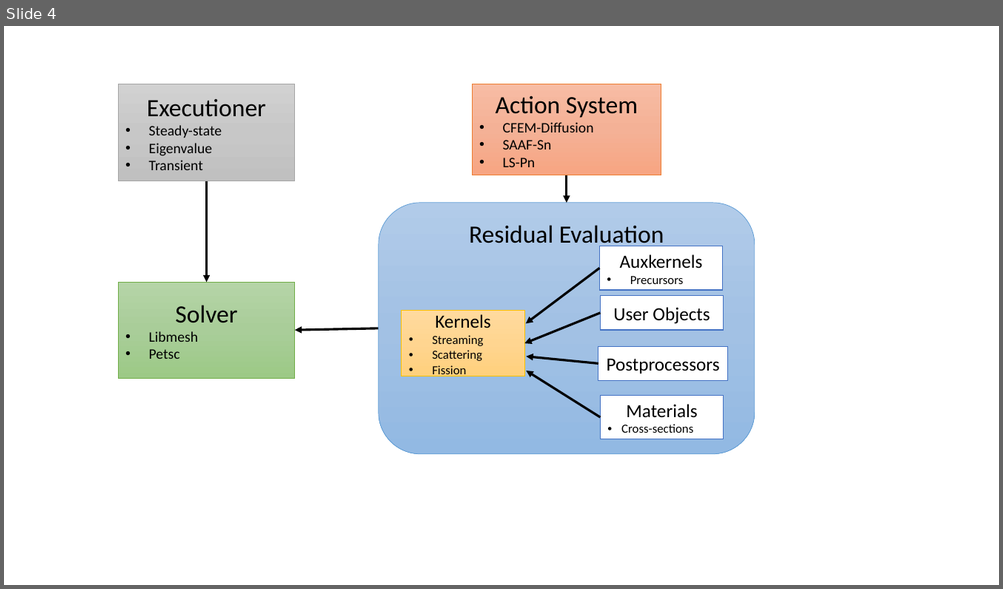
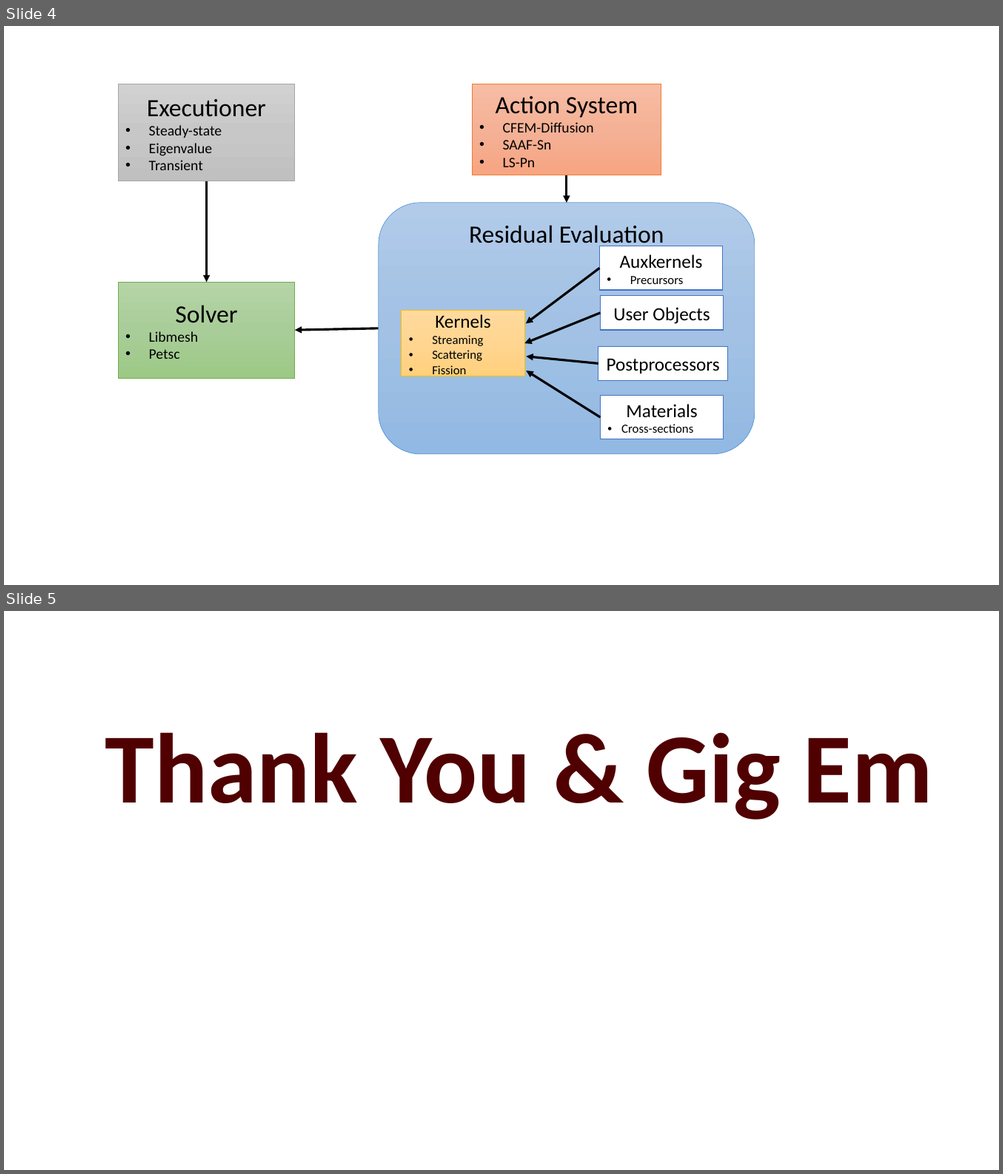
Before and after one commit to ragusa/kin_1D, a slide deck: doc/Defense/diagrams.pptx. Shown one above the other, each under a label of ours: slide 4 before the commit, slides 4 and 5 after it. The pictures are 1003x589 and 1003x1174 pixels, drawn with LibreOffice and Linux fonts; fonts in the diff are those of the drawing. Boxes give left, top, right and bottom in pixels: in the first picture for what was removed or moved away, otherwise in the second. Text is boxed around its words. In the diff, an @@ line names an element or a change of style, - is before the commit and + after.

```diff
--- a/doc/Defense/diagrams.pptx
+++ b/doc/Defense/diagrams.pptx
@@ slide 5 added at (4, 611, 999, 1170), background #FFFFFF @@
@@ text added at (105, 732, 933, 820), 96 pt, text #500000, bold @@
+Thank You & Gig Em
```
Also in this commit, not shown: 14 other files.
